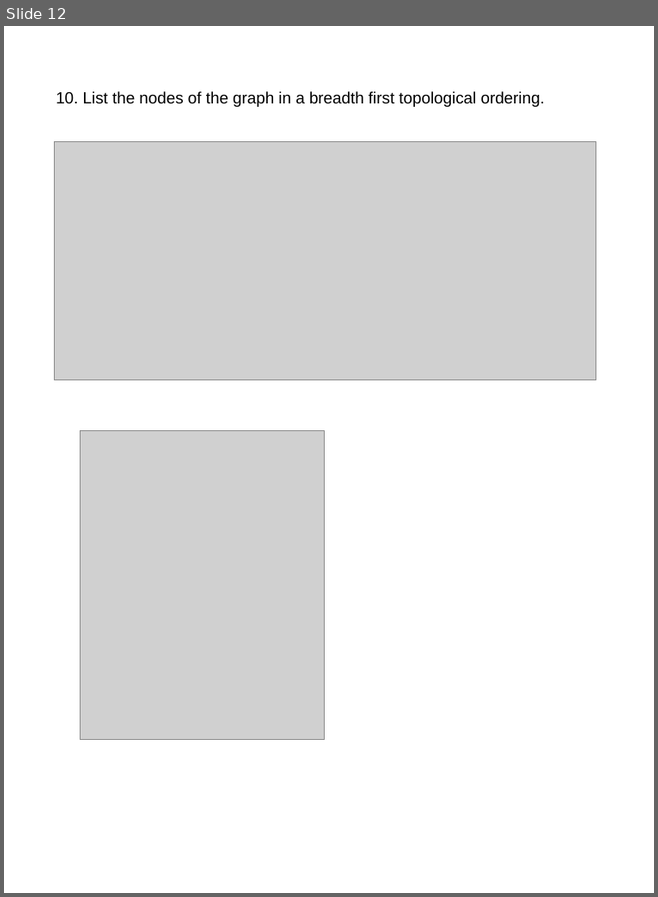
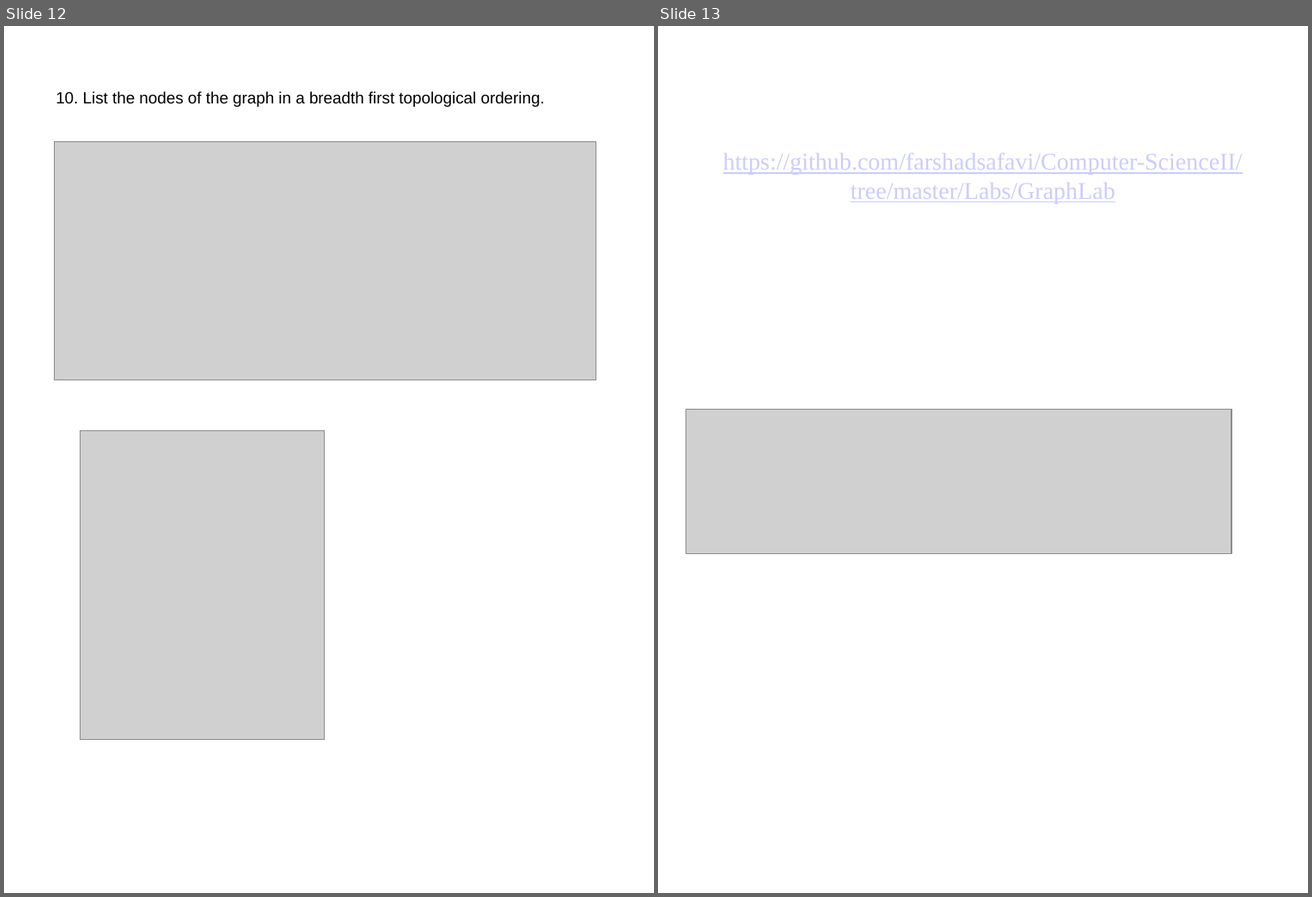
Before and after one commit to farshadsafavi/Computer-ScienceII, a slide deck: Labs/GraphLab/Graph Lab.pptx. Shown side by side, each under a label of ours: slide 12 before the commit, slides 12 and 13 after it. The pictures are 658x897 and 1312x897 pixels, drawn with LibreOffice and Linux fonts; fonts in the diff are those of the drawing; grey boxes stand for pictures. Boxes give left, top, right and bottom in pixels: in the first picture for what was removed or moved away, otherwise in the second. Text is boxed around its words. In the diff, an @@ line names an element or a change of style, - is before the commit and + after.

```diff
--- a/Labs/GraphLab/Graph Lab.pptx
+++ b/Labs/GraphLab/Graph Lab.pptx
@@ slide 13 added at (x1=658, y1=26, x2=1308, y2=893), background #FFFFFF @@
@@ title added at (x1=723, y1=153, x2=1243, y2=204), 20 pt, text #CCCCFF, underline @@
+https://github.com/farshadsafavi/Computer-ScienceII/tree/master/Labs/GraphLab
@@ picture added at (x1=686, y1=410, x2=1232, y2=554) @@
```
Also in this commit, not shown: 1 slide removed, 15 other files.
